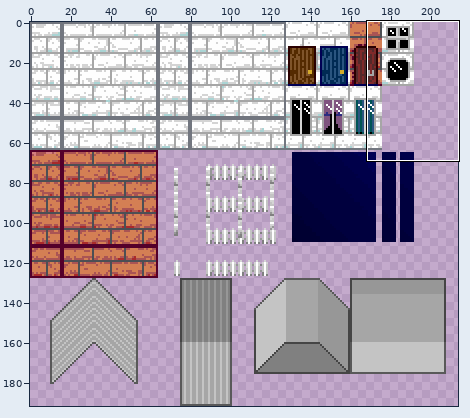
Edited in one commit: sprite sheet (sprites/world/building/spr_house_exterior.png). Above: a wide view before the commit, with the close-up outlined.
Close-up. Before the commit:
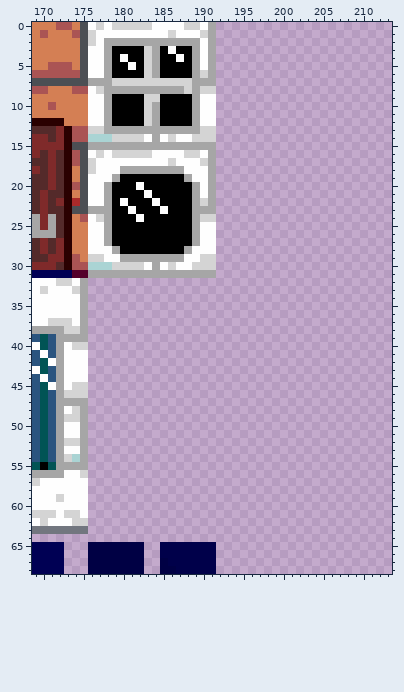
The file is 272x192 pixels. Colours within 5 levels of each other are drawn and written as one. Shown: x 169..213, y 0..68. The wide view leaves out empty margins.
After the commit:
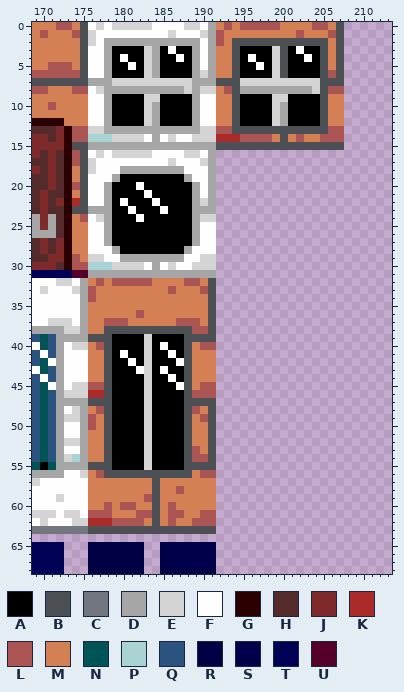
Palette (. is transparent): A #000000  B #4c4f54  C #72767f  D #a6a6a6  E #d4d4d4  F #fefefe  G #2a0000  H #542a2a  J #7f2a2a  K #aa2a2a  L #aa5454  M #d47f54  N #015455  P #aad4d4  Q #2a547f  R #000044  S #00004a  T #000054  U #54002a
The edit:
{"y":0,"x":192,"old":"................","new":"MLMLLLLLMMMMLLMB"}
{"y":1,"x":192,"old":"................","new":"LMMMMMMMMMLMMMLB"}
{"y":2,"x":192,"old":"................","new":"LMBBBBBBBBBBBBMB"}
{"y":3,"x":192,"old":"................","new":"MMBAAAAEBAFAABMB"}
{"y":4,"x":192,"old":"................","new":"MMBAFAAEBAAFABMB"}
{"y":5,"x":192,"old":"................","new":"MMBAAFAEBAAAABMB"}
{"y":6,"x":192,"old":"................","new":"MMBAAAAEBAAAABLB"}
{"y":7,"x":192,"old":"................","new":"BBBEEEEEEEEEEBBB"}
{"y":8,"x":192,"old":"................","new":"MLBDDDDDDDDDEBLL"}
{"y":9,"x":192,"old":"................","new":"MMBAAAAEEAAAABMM"}
{"y":10,"x":192,"old":"................","new":"MMBAAAAEDAAAABMM"}
{"y":11,"x":192,"old":"................","new":"MMBAAAAEDAAAABMM"}
{"y":12,"x":192,"old":"................","new":"MMBAAAAEDAAAABMM"}
{"y":13,"x":192,"old":"................","new":"LLBBBBBBBBBBBBLL"}
{"y":14,"x":192,"old":"................","new":"KKKLLLLMBMLMMLLL"}
{"y":15,"x":192,"old":"................","new":"BBBBBBBBBBBBBBBB"}
{"y":32,"x":176,"old":"................","new":"MLMLLLLLMMMMLLMB"}
{"y":33,"x":176,"old":"................","new":"LMMMMMMMMMLMMMLB"}
{"y":34,"x":176,"old":"................","new":"LMMMMMMMMMMMMMMB"}
{"y":35,"x":176,"old":"................","new":"MMMMMMMMMMMMMMMB"}
{"y":36,"x":176,"old":"................","new":"MMMMMMLMMMMMMMMB"}
{"y":37,"x":176,"old":"................","new":"MMLLLMMMMMMLLLMB"}
{"y":38,"x":176,"old":"................","new":"MMBBBBBBBBBBBLLB"}
{"y":39,"x":176,"old":"................","new":"BBBAAAAEAAAABBBB"}
{"y":40,"x":176,"old":"................","new":"MLBAAAAEAFAABMLL"}
{"y":41,"x":176,"old":"................","new":"MMBAFAAEAAFABMMM"}
{"y":42,"x":176,"old":"................","new":"MMBAAFAEAAAFBMMM"}
{"y":43,"x":176,"old":"................","new":"MMBAAAFEAFAABMMM"}
{"y":44,"x":176,"old":"................","new":"MMBAAAAEAAFABMMM"}
{"y":45,"x":176,"old":"................","new":"LLBAAAAEAAAFBMLL"}
{"y":46,"x":176,"old":"................","new":"KKBAAAAEAAAABLLL"}
{"y":47,"x":176,"old":"................","new":"BBBAAAAEAAAABBBB"}
{"y":48,"x":176,"old":"................","new":"MLBAAAAEAAAABLMB"}
{"y":49,"x":176,"old":"................","new":"LMBAAAAEAAAABMLB"}
{"y":50,"x":176,"old":"................","new":"LMBAAAAEAAAABMMB"}
{"y":51,"x":176,"old":"................","new":"MMBAAAAEAAAABMMB"}
{"y":52,"x":176,"old":"................","new":"MMBAAAAEAAAABMMB"}
{"y":53,"x":176,"old":"................","new":"MMBAAAAEAAAABLMB"}
{"y":54,"x":176,"old":"................","new":"MMBAAAAEAAAABLLB"}
{"y":55,"x":176,"old":"................","new":"BBBAAAAEAAAABBBB"}
{"y":56,"x":176,"old":"................","new":"MLBBBBBBBBBBBMLL"}
{"y":57,"x":176,"old":"................","new":"MMMMMMMMBMMMMMMM"}
{"y":58,"x":176,"old":"................","new":"MMMMMMMMBMMLMMMM"}
{"y":59,"x":176,"old":"................","new":"MMMMMMMLBMMMMMMM"}
{"y":60,"x":176,"old":"................","new":"MMLMLLMMBMLMMMMM"}
{"y":61,"x":176,"old":"................","new":"LLLMMMLLBMLLMMLL"}
{"y":62,"x":176,"old":"................","new":"KKKLLLLMBMLMMLLL"}
{"y":63,"x":176,"old":"................","new":"BBBBBBBBBBBBBBBB"}
{"label":"added","picture_box":[216,22,344,150]}
{"label":"added","picture_box":[88,278,216,534]}
